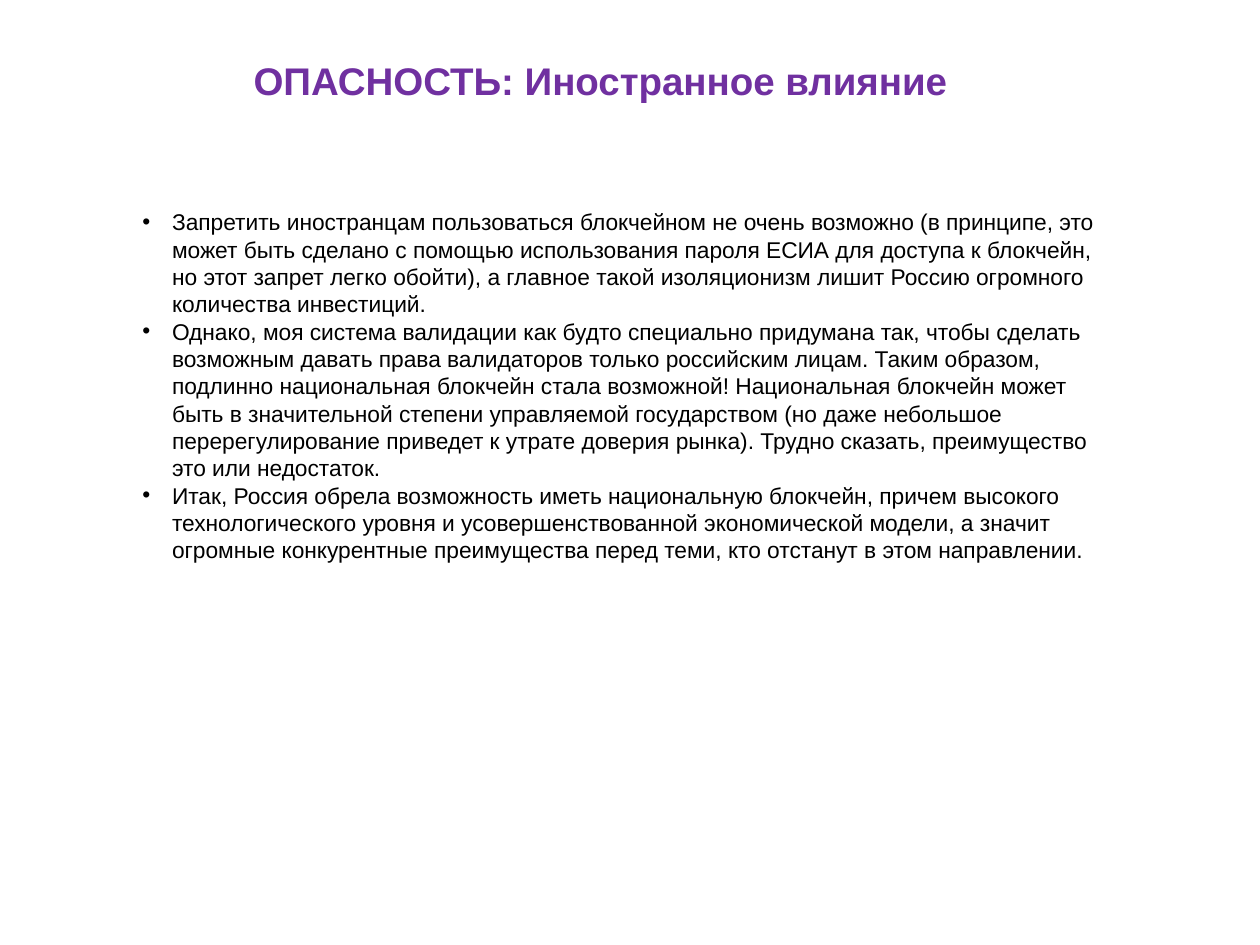
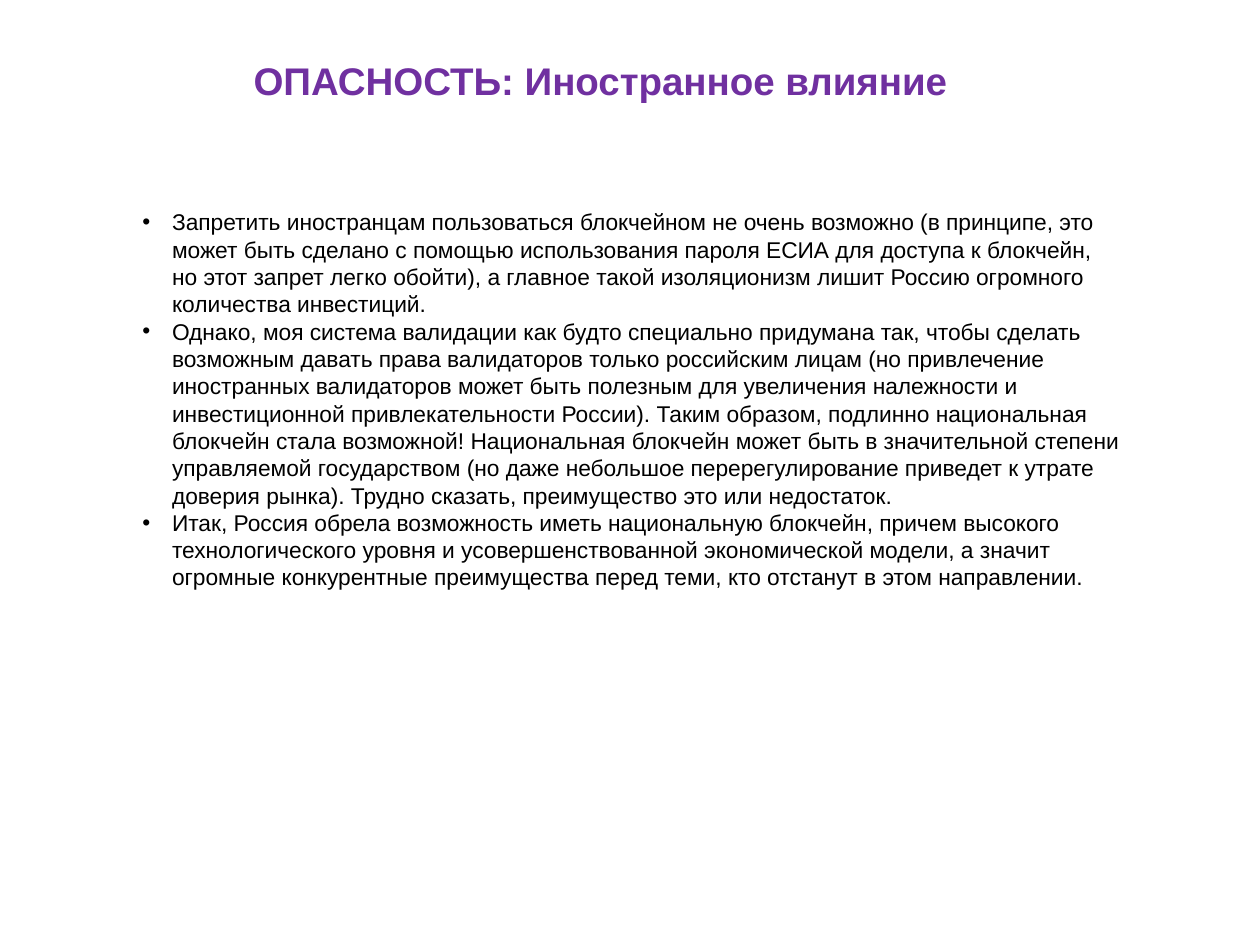
Before and after one commit to vporton/digital-breakthrough-2021, a slide deck: slide 8 of Цифровой-Прорыв.odp. Drawn at 1260x945 pixels with LibreOffice and Linux fonts; fonts in the diff are those of the drawing. Boxes give left, top, right and bottom in pixels: in the first picture for what was removed or moved away, otherwise in the second. Text is boxed around its words. In the diff, an @@ line names an element or a change of style, - is before the commit and + after.

```diff
--- a/Цифровой-Прорыв.odp
+++ b/Цифровой-Прорыв.odp
@@ text at bbox=[172, 323, 1119, 508]: text changed @@
-• Однако, моя система валидации как будто специально придумана так, чтобы сделать возможным давать права валидаторов только российским лицам. Таким образом, подлинно национальная блокчейн стала возможной! Национальная блокчейн может быть в значительной степени управляемой государством (но даже небольшое перерегулирование приведет к утрате доверия рынка). Трудно сказать, преимущество это или недостаток.
+• Однако, моя система валидации как будто специально придумана так, чтобы сделать возможным давать права валидаторов только российским лицам (но привлечение иностранных валидаторов может быть полезным для увеличения належности и инвестиционной привлекательности России). Таким образом, подлинно национальная блокчейн стала возможной! Национальная блокчейн может быть в значительной степени управляемой государством (но даже небольшое перерегулирование приведет к утрате доверия рынка). Трудно сказать, преимущество это или недостаток.
```
Also in this commit, not shown: 4 other slides changed, 2 slides added, 1 other file.
